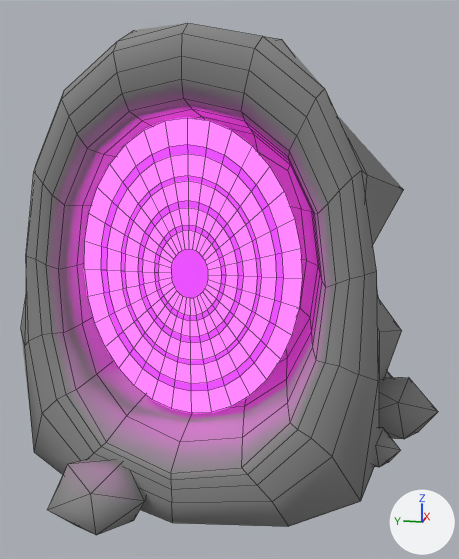
The Blender file Assets/Blend-Dateien/Portal.blend: old version first, new version second.
One viewpoint serves both versions: a 50 mm lens placed at (-3.98, -0.8, 1.84), pointed at (0.1, 0.02, 0.82). Lighting does not change. The marker at lower right points along +X, +Y and +Z. Mesh edges are drawn as thin lines.
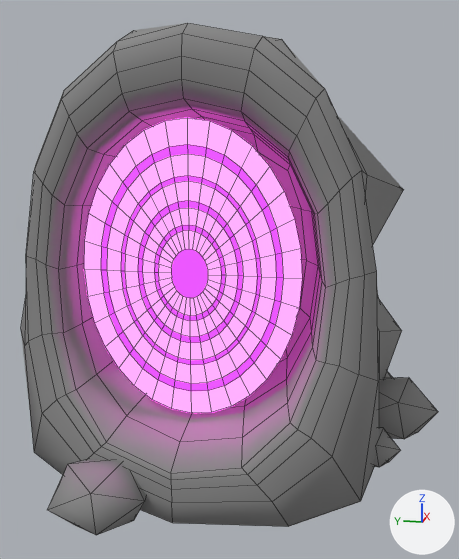
The change in detail:
In material 'Material.001' (mat_material_001), strength is no longer 5.9.
Material 'Material.001' (mat_material_001) is now built by principled_material('Material.001') instead of emission_material('Material.001').
Material 'Material.001' (mat_material_001) changes colour from pink #ff39f0 to black #000000; in linear values from (1.0, 0.0408, 0.872) to (0.0, 0.0, 0.0).
In material 'Material.001' (mat_material_001), emission_color is now set to (1.0, 0.0982, 0.787), pink #ff58e5.
In material 'Material.001' (mat_material_001), emission_strength is now set to 4.3.

Changed parts and their boxes (x1, y1, x2, y2) in the pictures (459 x 559 px):
'Circle', recoloured
    both: (84, 118, 302, 413)
